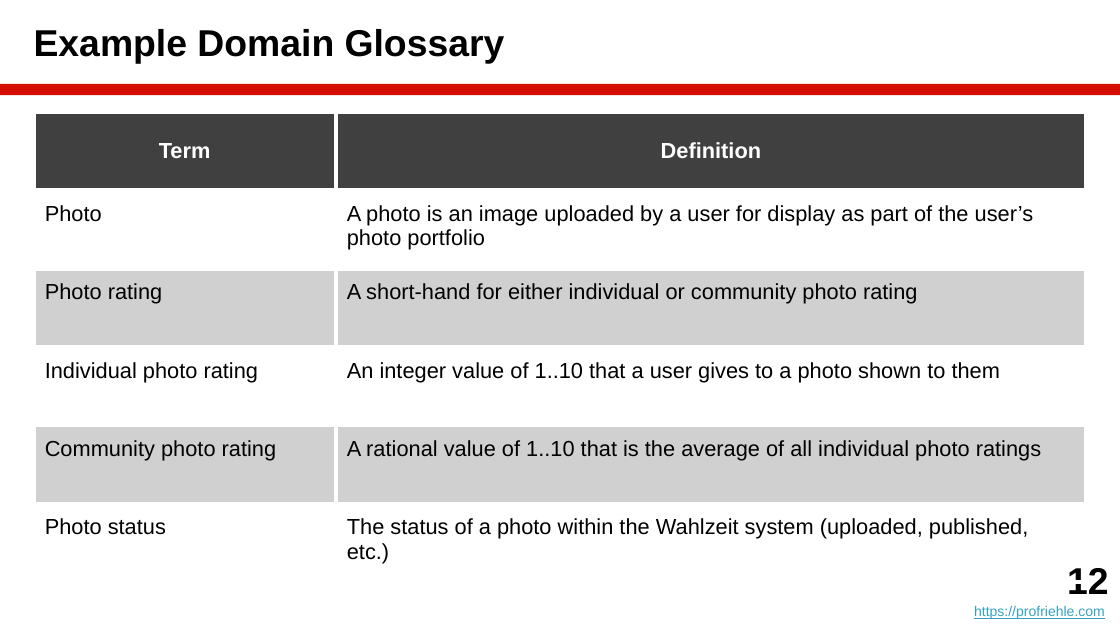
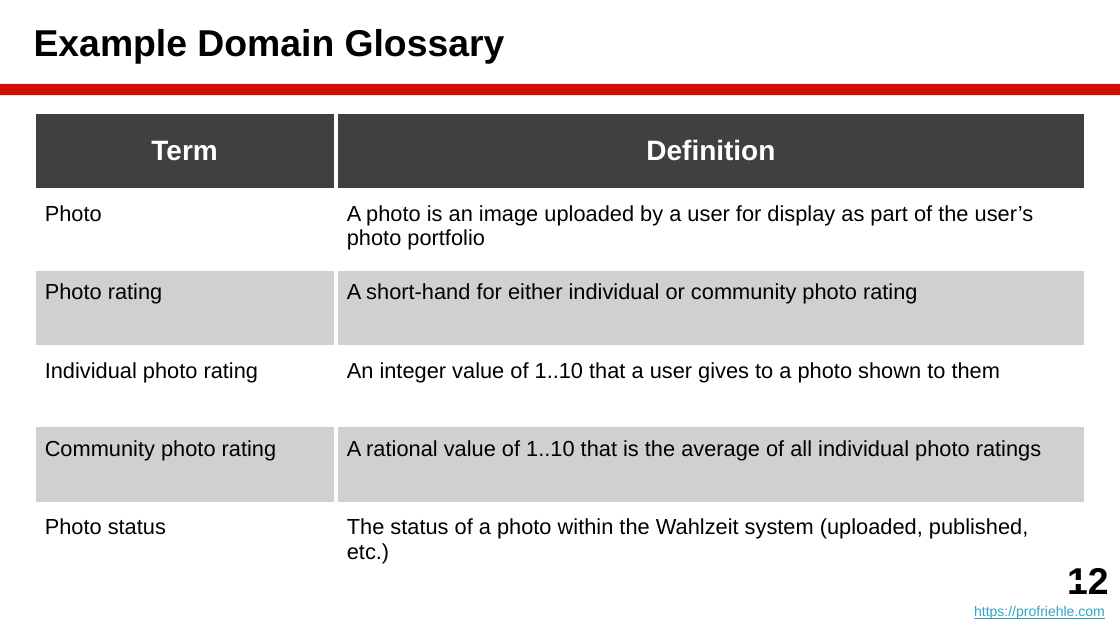
Before and after one commit to dirkriehle/amos-course, a slide deck: slide 12 of Lecture slides/AMOS B04 - Agile Planning.pptx. Drawn at 1120x630 pixels with LibreOffice and Linux fonts; fonts in the diff are those of the drawing. Boxes give left, top, right and bottom in pixels: in the first picture for what was removed or moved away, otherwise in the second. Text is boxed around its words. In the diff, an @@ line names an element or a change of style, - is before the commit and + after.

```diff
--- a/Lecture slides/AMOS B04 - Agile Planning.pptx
+++ b/Lecture slides/AMOS B04 - Agile Planning.pptx
@@ table at (x1=34, y1=112, x2=1086, y2=567) @@
@@ size 14 to 18 pt in "Term", "Definition" @@
```
Also in this commit, not shown: 3 other slides changed, 15 other files.
